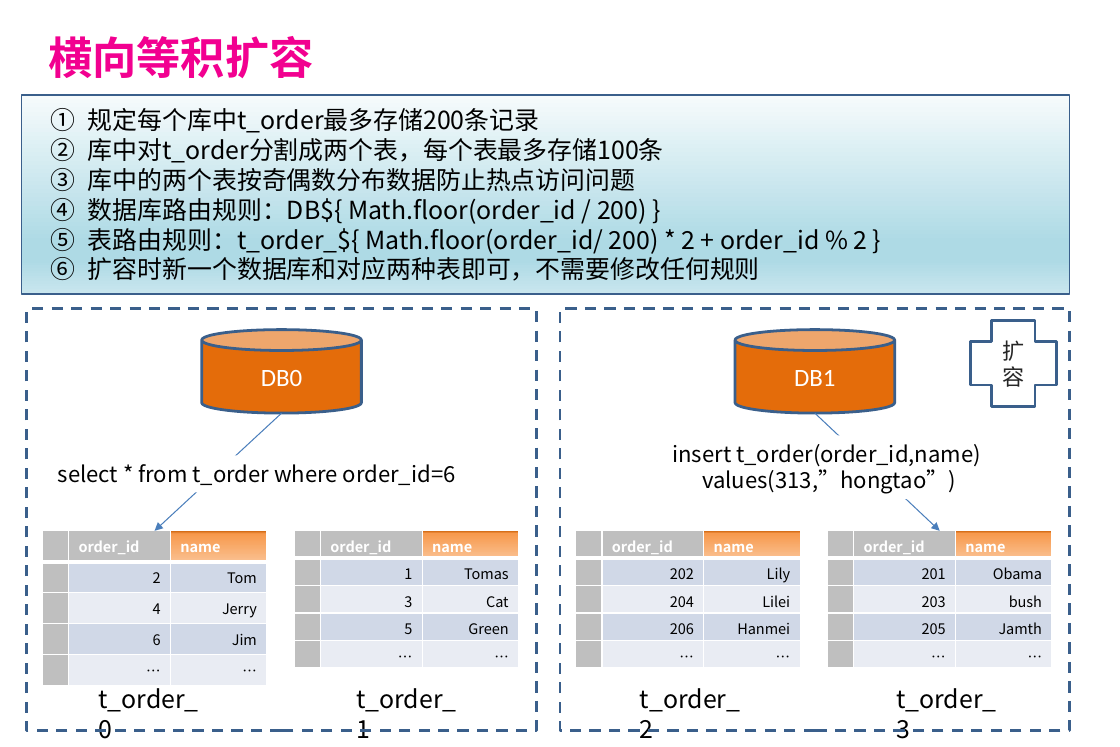
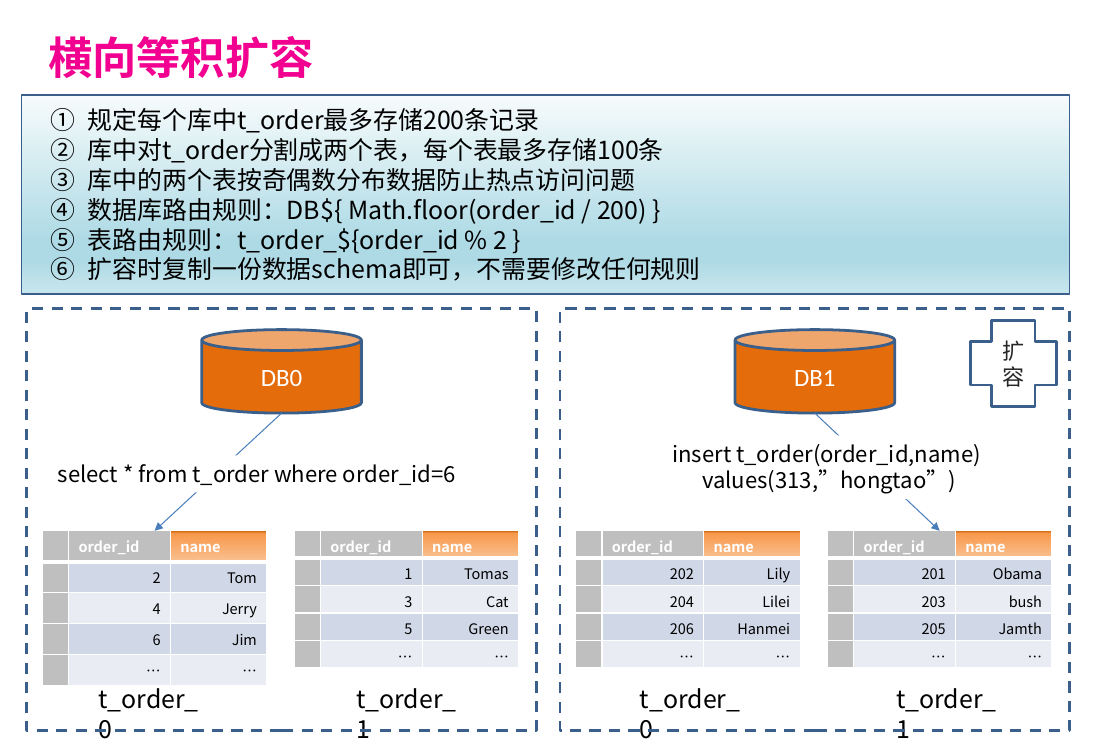
Before and after one commit to balancebeam/sherlock, a slide deck: slide 36 of pddl-doc/数据路由介绍.pptx. Drawn at 1120x747 pixels with LibreOffice and Linux fonts; fonts in the diff are those of the drawing; background and template pictures are left out. Boxes give left, top, right and bottom in pixels: in the first picture for what was removed or moved away, otherwise in the second. Text is boxed around its words. In the diff, an @@ line names an element or a change of style, - is before the commit and + after.

```diff
--- a/pddl-doc/数据路由介绍.pptx
+++ b/pddl-doc/数据路由介绍.pptx
@@ text at box(88, 223, 701, 281): text changed @@
-5. 表路由规则：t_order_${ Math.floor(order_id/ 200) * 2 + order_id % 2 }
-6. 扩容时新一个数据库和对应两种表即可，不需要修改任何规则
+5. 表路由规则：t_order_${order_id % 2 }
+6. 扩容时复制一份数据schema即可，不需要修改任何规则
@@ text at box(640, 688, 740, 739): text changed @@
-t_order_2
+t_order_0
@@ text at box(896, 688, 996, 738): text changed @@
-t_order_3
+t_order_1
```
Also in this commit, not shown: 7 other files.
